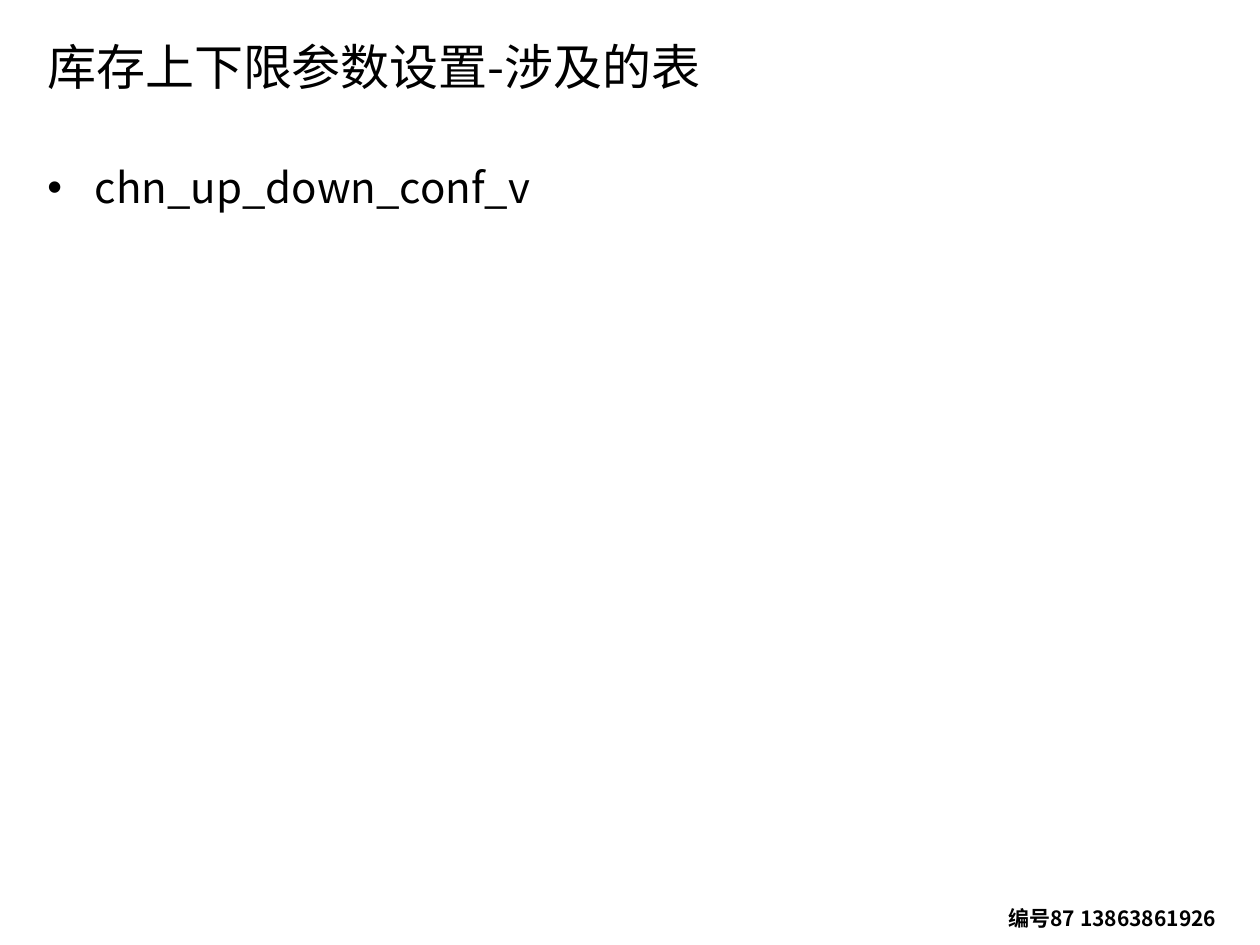
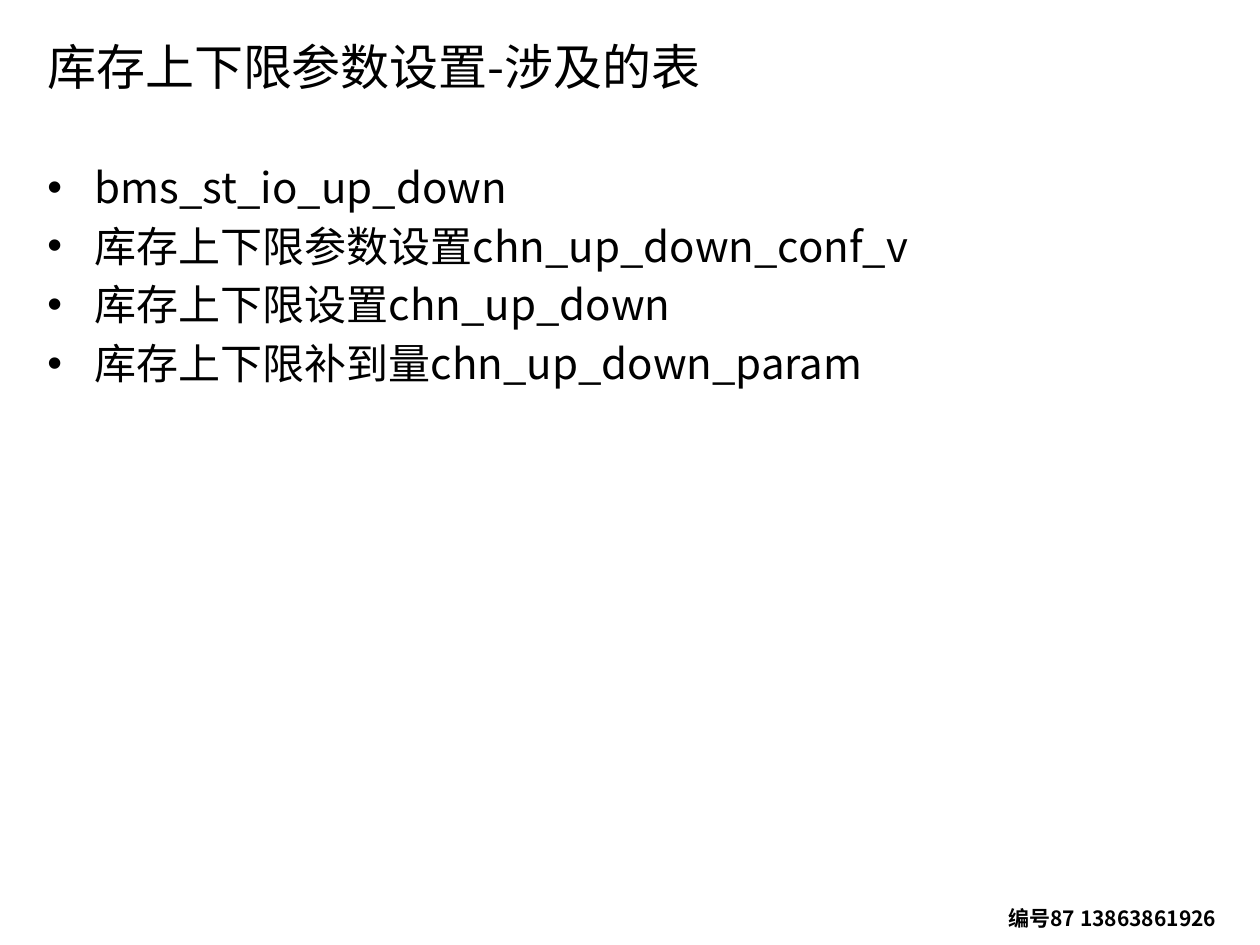
Before and after one commit to sengtang1982/mywork, a slide deck: slide 37 of INCA二次开发手册.pptx. Drawn at 1260x945 pixels with LibreOffice and Linux fonts; fonts in the diff are those of the drawing; background and template pictures are left out. Boxes give left, top, right and bottom in pixels: in the first picture for what was removed or moved away, otherwise in the second. Text is boxed around its words. In the diff, an @@ line names an element or a change of style, - is before the commit and + after.

```diff
--- a/INCA二次开发手册.pptx
+++ b/INCA二次开发手册.pptx
@@ text at [95,169,909,389]: text changed @@
-• chn_up_down_conf_v
+• bms_st_io_up_down
+• 库存上下限参数设置chn_up_down_conf_v
+• 库存上下限设置chn_up_down
+• 库存上下限补到量chn_up_down_param
```
Also in this commit, not shown: 1 other slide changed.
